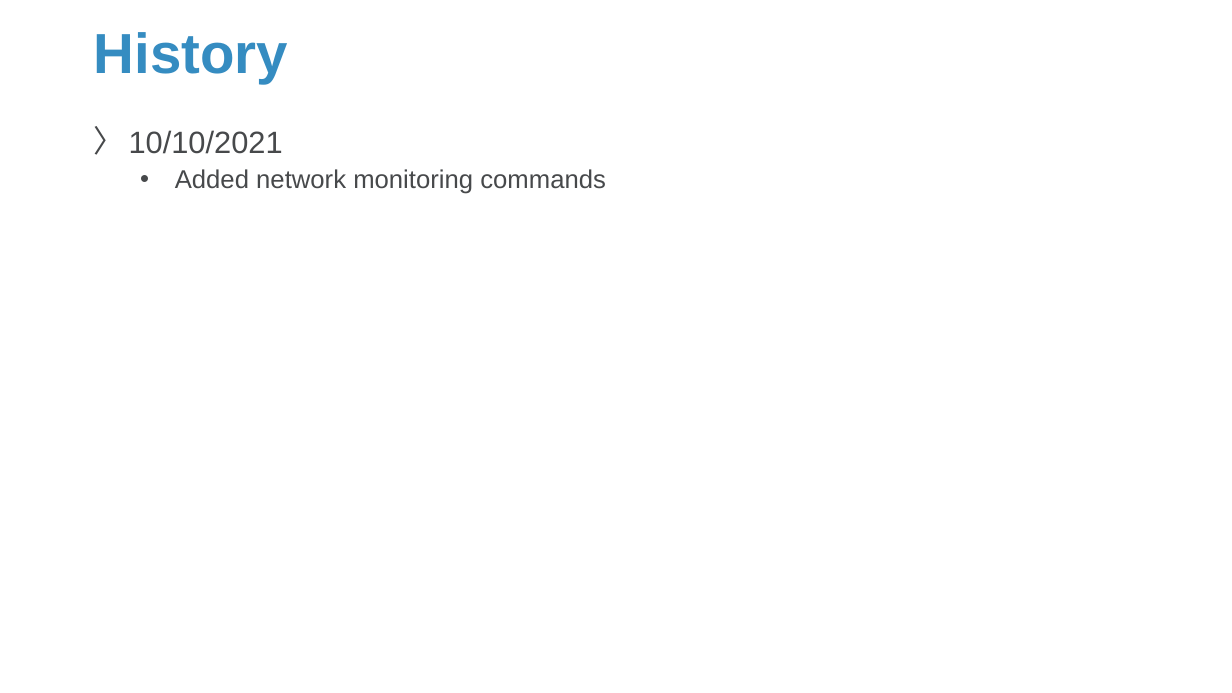
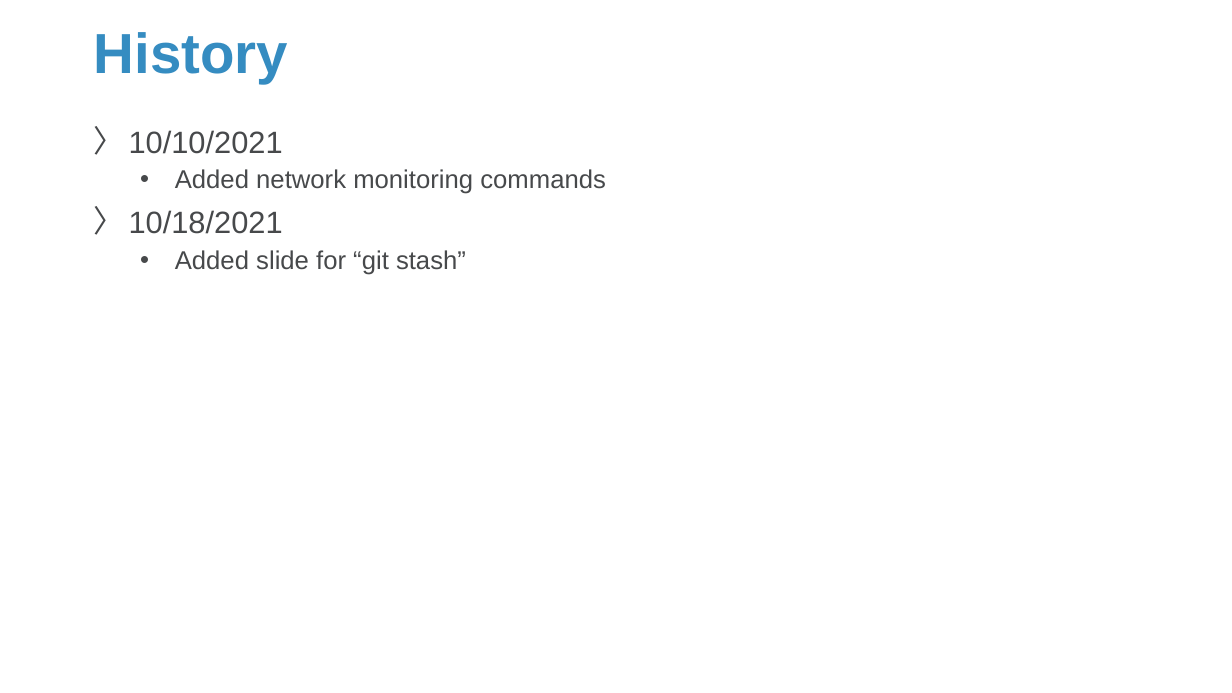
Before and after one commit to Sparks-Lu/TechNotes, a slide deck: slide 2 of Linux/Linux_Notes.pptx. Drawn at 1232x693 pixels with LibreOffice and Linux fonts; fonts in the diff are those of the drawing; background and template pictures are left out. Boxes give left, top, right and bottom in pixels: in the first picture for what was removed or moved away, otherwise in the second. Text is boxed around its words. In the diff, an @@ line names an element or a change of style, - is before the commit and + after.

```diff
--- a/Linux/Linux_Notes.pptx
+++ b/Linux/Linux_Notes.pptx
@@ text at (129,210,466,275): paragraphs added @@
+〉 10/18/2021
+  • Added slide for “git stash”
```
Also in this commit, not shown: 3 other slides changed, 1 slide added, 9 other files.
